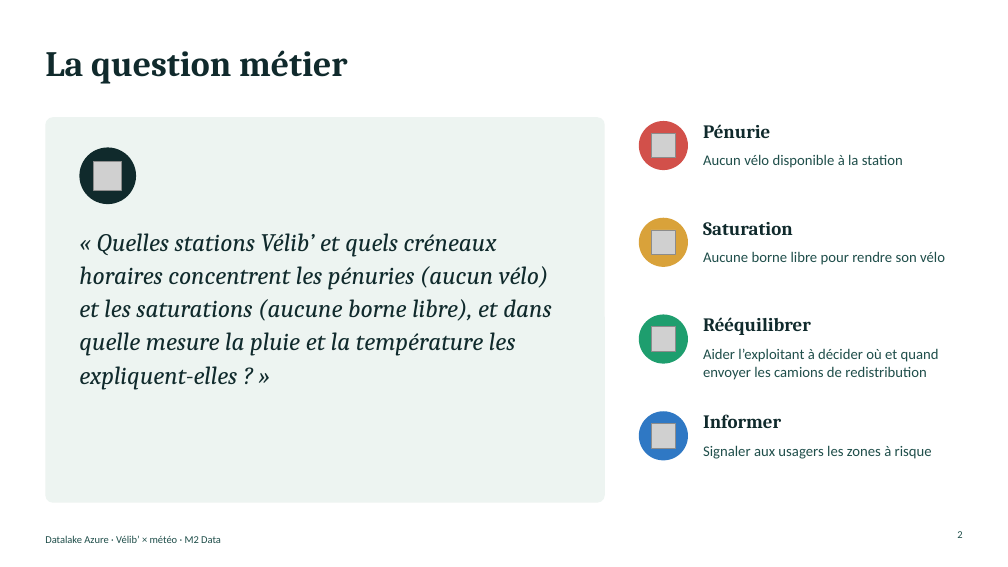
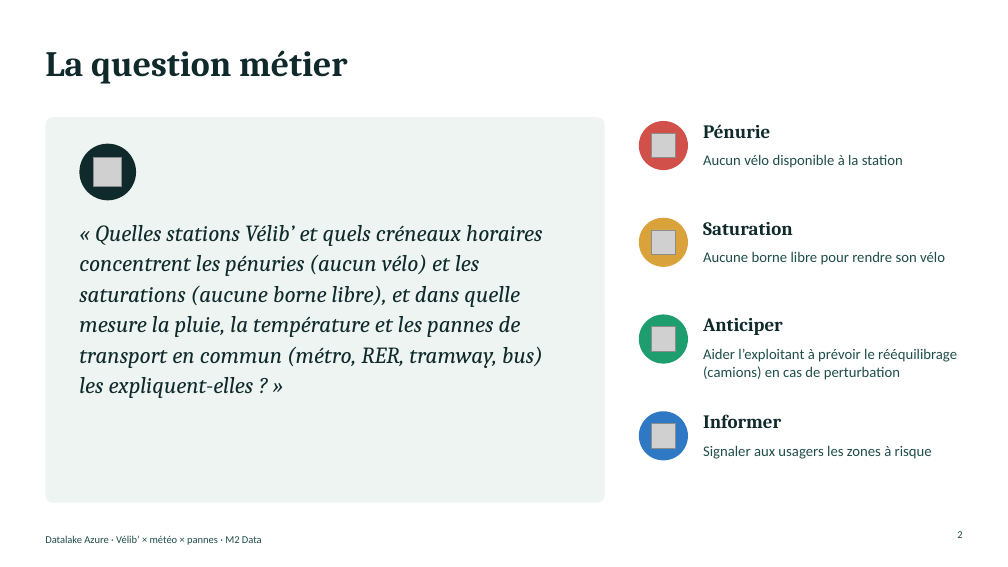
Before and after one commit to developpeur239/data-engineering-journey, a slide deck: slide 2 of fiche_sujet_velib_meteo.pptx. Drawn at 1008x567 pixels with LibreOffice and Linux fonts; fonts in the diff are those of the drawing; grey boxes stand for pictures. Boxes give left, top, right and bottom in pixels: in the first picture for what was removed or moved away, otherwise in the second. Text is boxed around its words. In the diff, an @@ line names an element or a change of style, - is before the commit and + after.

```diff
--- a/fiche_sujet_velib_meteo.pptx
+++ b/fiche_sujet_velib_meteo.pptx
@@ ellipse: place and size @@
-ellipse at (79, 147, 136, 204)
+ellipse at (79, 144, 136, 200)
@@ picture: place and size @@
-picture at (94, 162, 123, 191)
+picture at (94, 158, 123, 187)
@@ text at (79, 225, 543, 398): text changed; size 24 to 22 pt @@
-« Quelles stations Vélib’ et quels créneaux horaires concentrent les pénuries (aucun vélo) et les saturations (aucune borne libre), et dans quelle mesure la pluie et la température les expliquent-elles ? »
+« Quelles stations Vélib’ et quels créneaux horaires concentrent les pénuries (aucun vélo) et les saturations (aucune borne libre), et dans quelle mesure la pluie, la température et les pannes de transport en commun (métro, RER, tramway, bus) les expliquent-elles ? »
@@ text at (703, 318, 783, 335): text changed @@
-Rééquilibrer
+Anticiper
@@ text at (703, 348, 957, 380): text changed @@
-Aider l’exploitant à décider où et quand envoyer les camions de redistribution
+Aider l’exploitant à prévoir le rééquilibrage (camions) en cas de perturbation
@@ text at (45, 535, 262, 545): text changed @@
-Datalake Azure · Vélib’ × météo · M2 Data
+Datalake Azure · Vélib’ × météo × pannes · M2 Data
```
Also in this commit, not shown: 11 other slides changed, 6 slides added, 1 slide removed.
